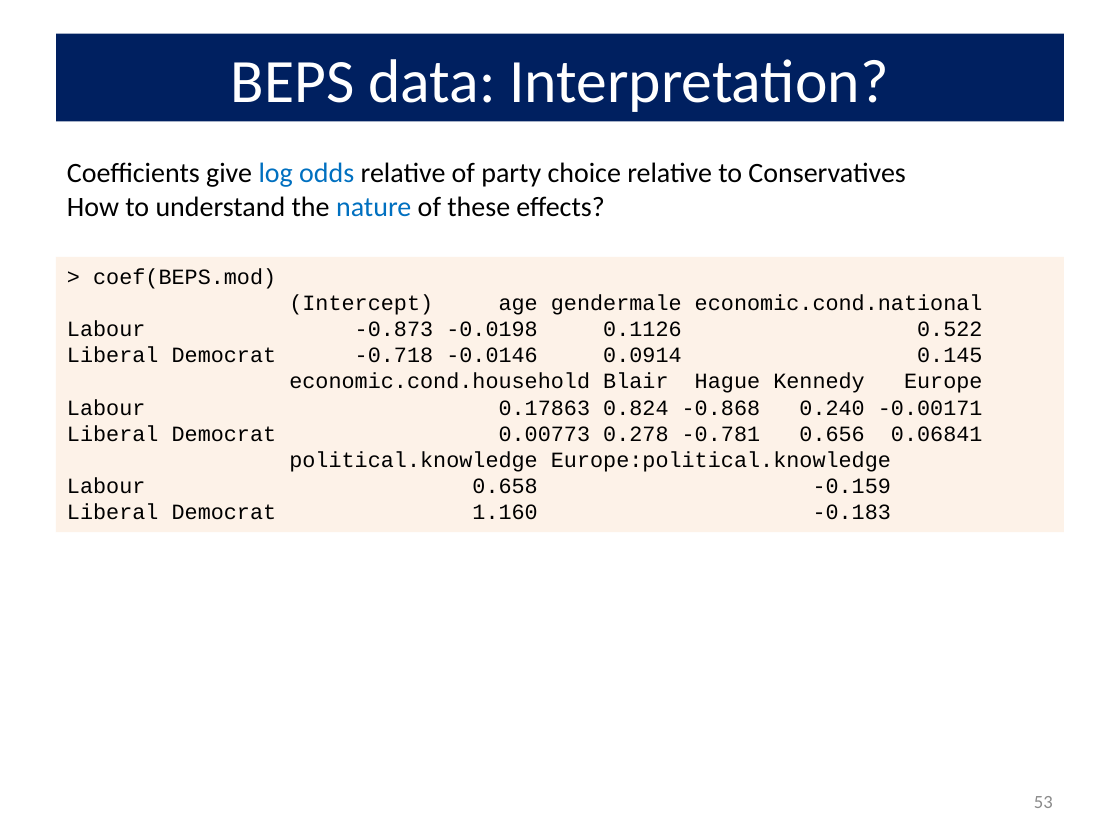
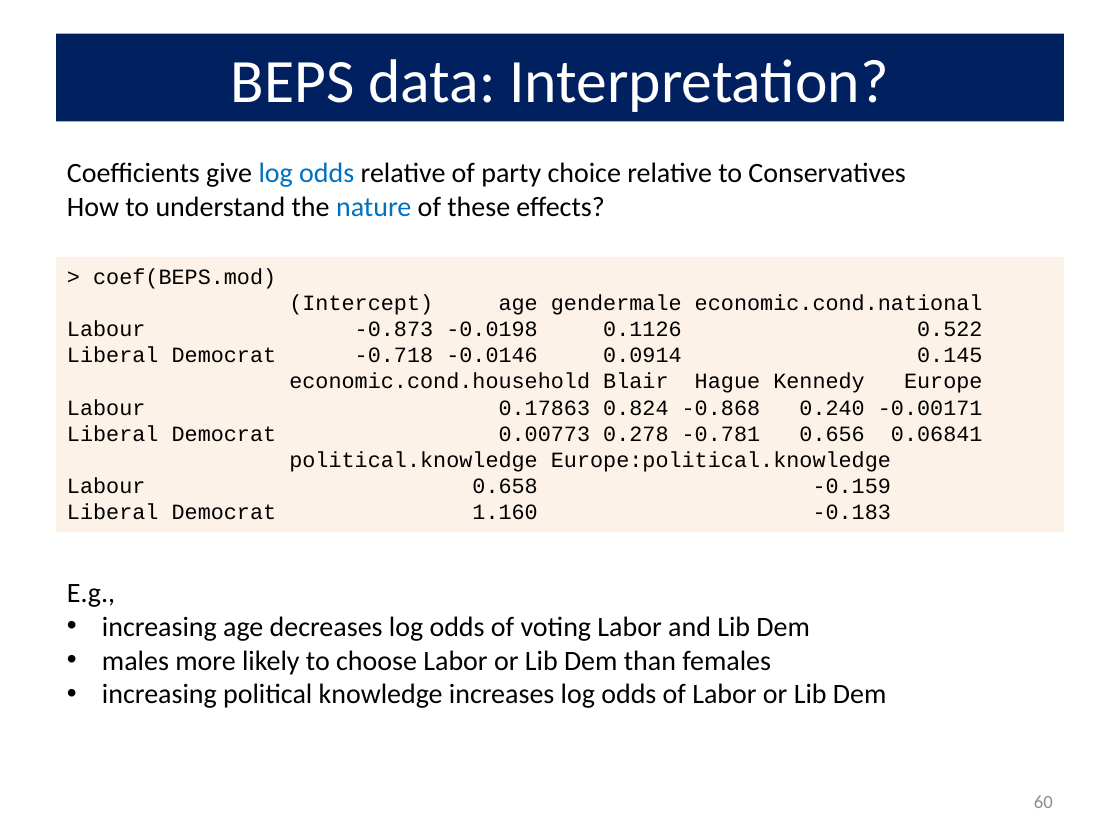
Before and after one commit to friendly/psy6136, a slide deck: slide 60 of lectures/07-Logistic2.pptx (slide 53 before the commit). Drawn at 1120x840 pixels with LibreOffice and Linux fonts; fonts in the diff are those of the drawing. Boxes give left, top, right and bottom in pixels: in the first picture for what was removed or moved away, otherwise in the second. Text is boxed around its words. In the diff, an @@ line names an element or a change of style, - is before the commit and + after.

```diff
--- a/lectures/07-Logistic2.pptx
+++ b/lectures/07-Logistic2.pptx
@@ text added at [67,584,886,708], 18 pt, text #000000 @@
+E.g.,
+• increasing age decreases log odds of voting Labor and Lib Dem
+• males more likely to choose Labor or Lib Dem than females
+• increasing political knowledge increases log odds of Labor or Lib Dem
@@ page number at [1034,795,1053,808]: text changed @@
-53
+60
```
Also in this commit, not shown: 22 other slides changed, 7 slides added, 7 other files.
